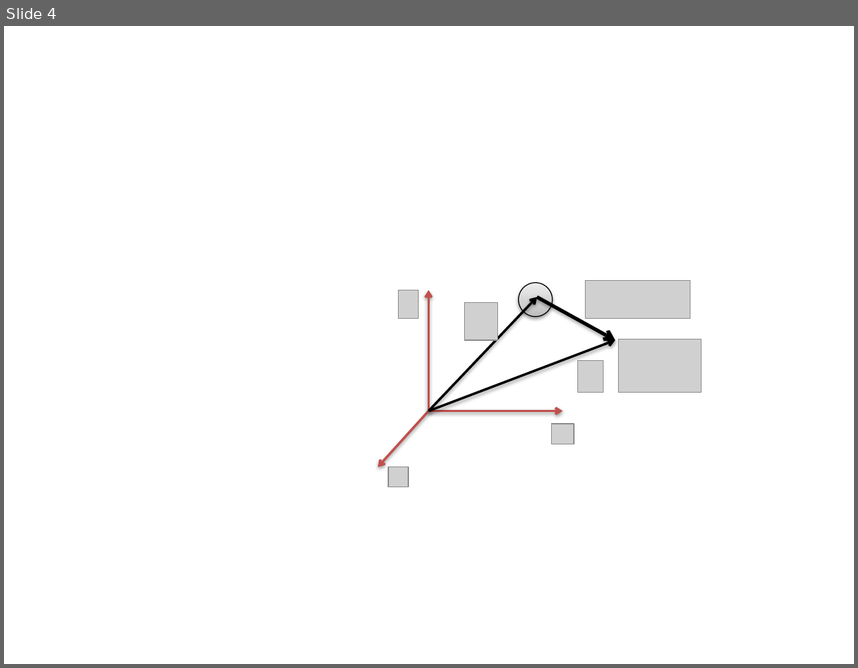
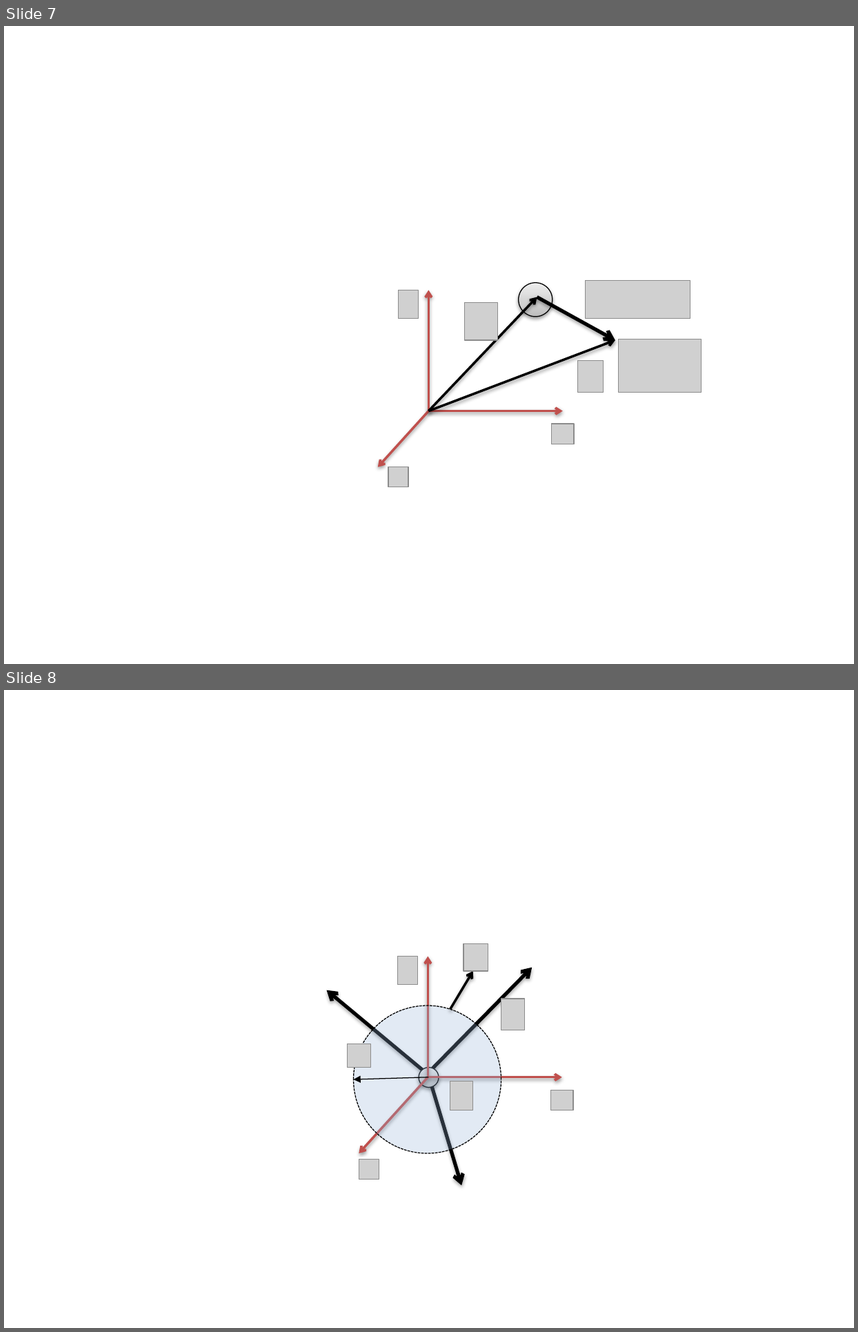
Before and after one commit to cdohl/physik2, a slide deck: figures/Presentation1.pptx. Shown one above the other, each under a label of ours: slide 4 before the commit, slides 7 and 8 after it. The pictures are 858x668 and 858x1332 pixels, drawn with LibreOffice and Linux fonts; fonts in the diff are those of the drawing; grey boxes stand for pictures. Boxes give left, top, right and bottom in pixels: in the first picture for what was removed or moved away, otherwise in the second. Text is boxed around its words. In the diff, an @@ line names an element or a change of style, - is before the commit and + after.

```diff
--- a/figures/Presentation1.pptx
+++ b/figures/Presentation1.pptx
@@ slide 8 added at [4, 690, 854, 1328], background #FFFFFF @@
@@ picture added at [397, 956, 418, 984] @@
@@ arrow added from (428, 1077) to (428, 956), #C0504D 2 pt @@
@@ picture added at [464, 943, 488, 971] @@
@@ arrow added from (428, 1074) to (532, 967), #000000 3 pt @@
@@ arrow added from (450, 1009) to (473, 971), #000000 2 pt @@
@@ arrow added from (429, 1075) to (327, 990), #000000 3 pt @@
@@ picture added at [501, 998, 525, 1030] @@
@@ ellipse added at [353, 1005, 501, 1153], fill #95B3D7 at 27% opacity, outline #000000 0.75 pt dashed @@
@@ picture added at [348, 1044, 370, 1067] @@
@@ arrow added from (429, 1077) to (353, 1079), #000000 0.75 pt @@
@@ arrow added from (428, 1077) to (359, 1153), #C0504D 2 pt @@
@@ ellipse added at [419, 1067, 439, 1088], fill gradient #BDBDBD to #D1D1D1 to #EEEEEE, outline #000000 0.75 pt @@
@@ arrow added from (428, 1072) to (461, 1185), #000000 3 pt @@
@@ arrow added from (428, 1077) to (562, 1077), #C0504D 2 pt @@
@@ picture added at [450, 1081, 473, 1110] @@
@@ picture added at [550, 1090, 573, 1110] @@
@@ picture added at [359, 1159, 380, 1180] @@
@@ what was slide 4 is now slide 7 @@
```
Also in this commit, not shown: 3 other slides added, 13 other files.
